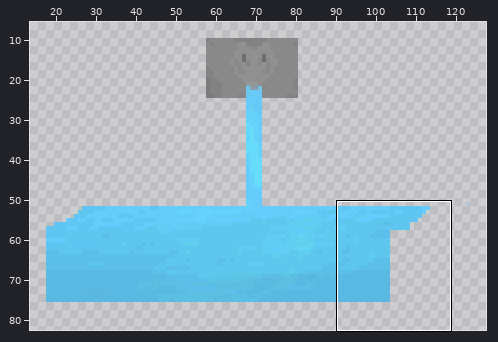
Sprite sheet, stored at Tower of Magic/Asseturi/Spriteuri/7upuri/obiecte/Altele/fantana2/inghetz/inghetz4.png. Above, an overview of the earlier version with the close-up marked.
Close-up. Before the edit:
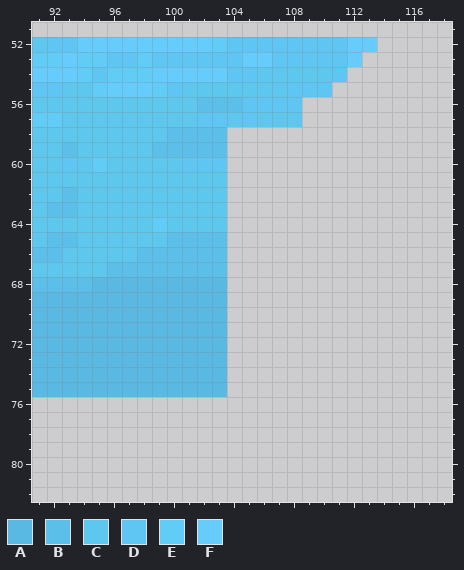
The file is 140x83 pixels. Pixels under 10% opacity are left out. Colours within 5 levels of each other are drawn and written as one. Shown: x 91..118, y 51..82. The wide view leaves out empty margins. The commit also changed other parts of the picture, which this record leaves out.
Palette (. is transparent): A #5ab9e2  B #5cbfea  C #5dc7ed  D #5fc5f3  E #61ccf5  F #65ccfc
Pixels before, first column x 91:
52 CDDFFFFFFFFFEDDDDDDDDFF
53 EEFEEDDEDDDDDDFFDDDDDF.
54 FFFEDEEEFFFFFDDCCCCCD..
55 DDCCEFFFEDCCCCCCCDDD...
56 CCCCCCCCCCCBBBDDDD.....
57 EECCCCCCCCCDDCDCCC.....
58 CCCCCCCCCBBBB..........
59 CCBCCCCCBBBBB..........
60 CCDCECCCCCDDD..........
61 CCCCCCCCCCCCC..........
62 CCBCCCCCCCCCC..........
63 CBBCCCCCCCCCC..........
64 CCCCCCCCECCCC..........
65 CBBCCCCCCBBBB..........
66 BBCCCCCBBBBBB..........
67 CCCCCBBBBBBBB..........
68 BBBBAAAAAAAAA..........
69 AAAAAAAAAAAAA..........
70 AAAAAAAAAAAAA..........
71 AAAAAAAAAAAAA..........
72 AAAAAAAAAAAAA..........
73 AAAAAAAAAAAAA..........
74 AAAAAAAAAAAAA..........
75 AAAAAAAAAAAAA..........
The same view after the edit:
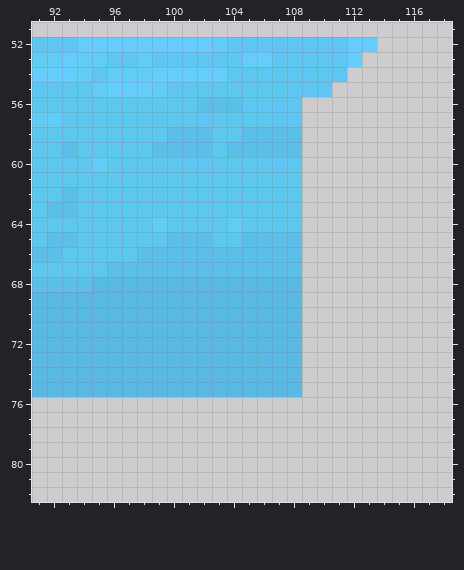
What changed:
{"y":57,"x":103,"old":"D","new":"C"}
{"y":57,"x":105,"old":"D","new":"C"}
{"y":57,"x":107,"old":"CC","new":"DD"}
{"y":58,"x":103,"old":"B.....","new":"CCBBBB"}
{"y":59,"x":103,"old":"B.....","new":"CBBBBB"}
{"y":60,"x":103,"old":"D.....","new":"CCCDDD"}
{"y":61,"x":104,"old":".....","new":"CCCCC"}
{"y":62,"x":104,"old":".....","new":"CCCCC"}
{"y":63,"x":104,"old":".....","new":"CCCCC"}
{"y":64,"x":104,"old":".....","new":"ECCCC"}
{"y":65,"x":103,"old":"B.....","new":"CCBBBB"}
{"y":66,"x":104,"old":".....","new":"BBBBB"}
{"y":67,"x":104,"old":".....","new":"BBBBB"}
{"y":68,"x":104,"old":".....","new":"AAAAA"}
{"y":69,"x":104,"old":".....","new":"AAAAA"}
{"y":70,"x":104,"old":".....","new":"AAAAA"}
{"y":71,"x":104,"old":".....","new":"AAAAA"}
{"y":72,"x":104,"old":".....","new":"AAAAA"}
{"y":73,"x":104,"old":".....","new":"AAAAA"}
{"y":74,"x":104,"old":".....","new":"AAAAA"}
{"y":75,"x":104,"old":".....","new":"AAAAA"}
{"label":"changed","picture_box":[212,112,302,397]}
